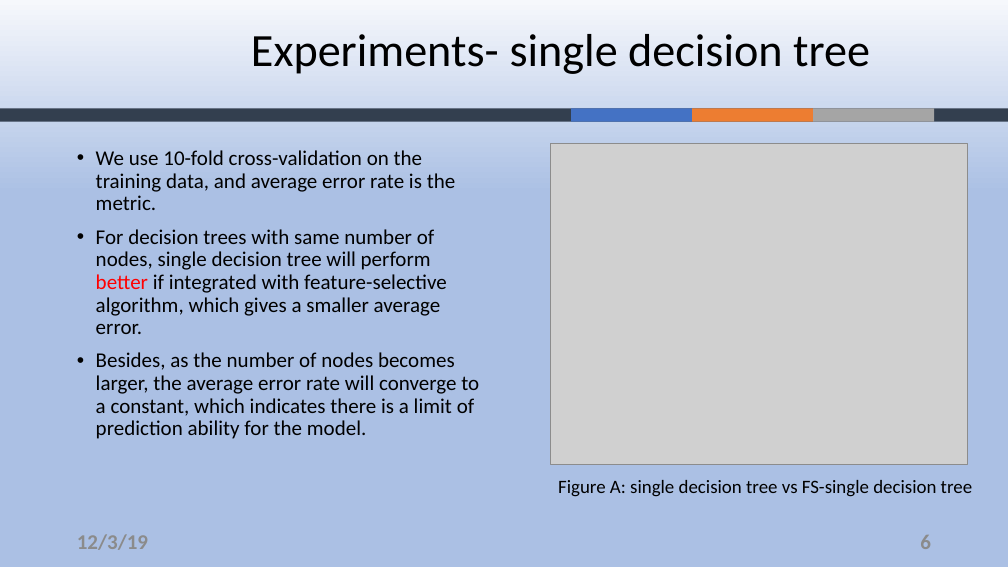
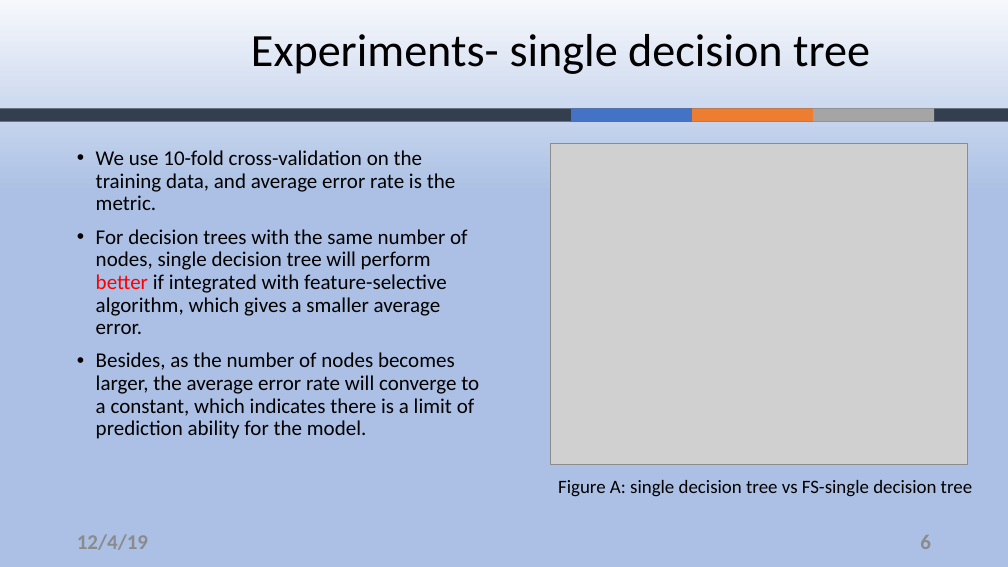
Before and after one commit to ZouYao0720/final-project-, a slide deck: slide 6 of final-presentation.pptx. Drawn at 1008x567 pixels with LibreOffice and Linux fonts; fonts in the diff are those of the drawing; grey boxes stand for pictures; background and template pictures are left out. Boxes give left, top, right and bottom in pixels: in the first picture for what was removed or moved away, otherwise in the second. Text is boxed around its words. In the diff, an @@ line names an element or a change of style, - is before the commit and + after.

```diff
--- a/final-presentation.pptx
+++ b/final-presentation.pptx
@@ text at <box>96,229,468,334</box>: text changed @@
-• For decision trees with same number of nodes, single decision tree will perform better if integrated with feature-selective algorithm, which gives a smaller average error.
+• For decision trees with the same number of nodes, single decision tree will perform better if integrated with feature-selective algorithm, which gives a smaller average error.
@@ text at <box>77,534,148,550</box>: text changed @@
-12/3/19
+12/4/19
```
Also in this commit, not shown: 10 other slides changed.
